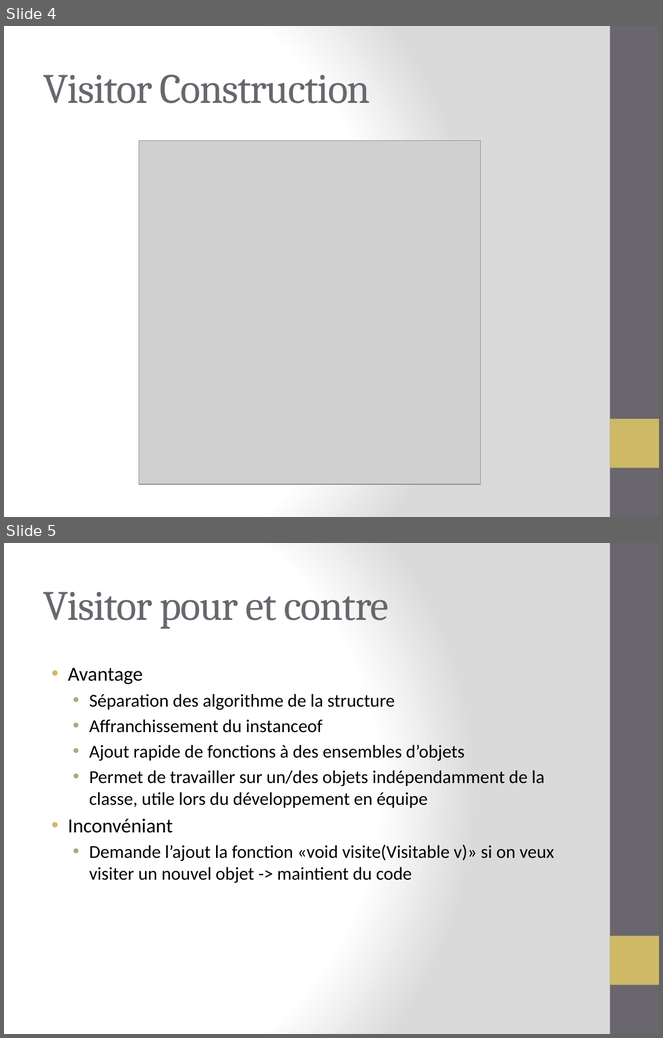
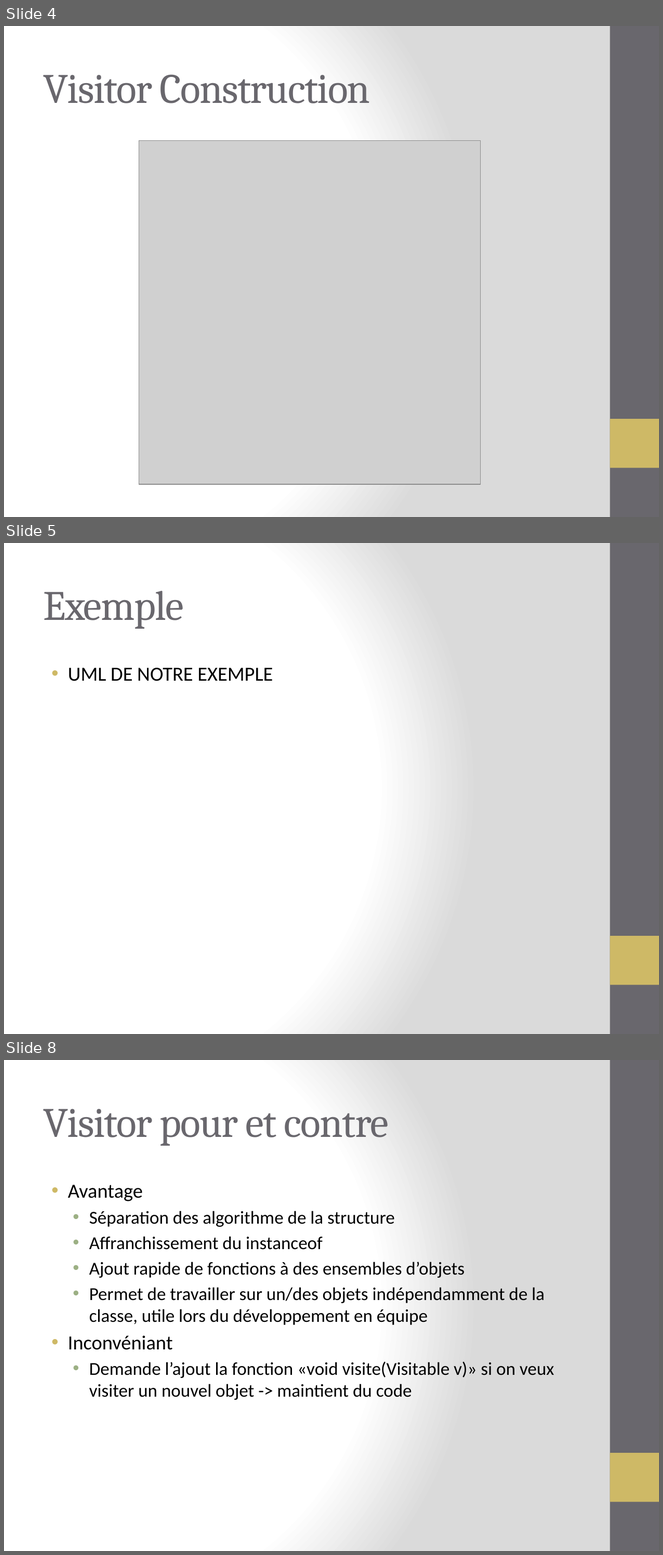
Before and after one commit to BELDAM/Server, a slide deck: Design Pattern-1.pptx. Shown one above the other, each under a label of ours: slides 4 and 5 before the commit, slides 4, 5 and 8 after it; the slides between them are not shown. The pictures are 663x1038 and 663x1555 pixels, drawn with LibreOffice and Linux fonts; fonts in the diff are those of the drawing; grey boxes stand for pictures. Boxes give left, top, right and bottom in pixels: in the first picture for what was removed or moved away, otherwise in the second. Text is boxed around its words. In the diff, an @@ line names an element or a change of style, - is before the commit and + after.

Commit message:
modification du powerPoint et finalisation de l'exemple

```diff
--- a/Design Pattern-1.pptx
+++ b/Design Pattern-1.pptx
@@ slide 5 added at [4,543,659,1034], background gradient #FFFFFF to #DADADA; not listed: 2 template elements that a slide beside it also shows @@
@@ title added at [44,591,184,629], 46 pt, text #69676D @@
+Exemple
@@ text added at [68,668,273,681], 22 pt, text #000000 @@
+• UML DE NOTRE EXEMPLE
@@ what was slide 5 is now slide 8 @@
```
Also in this commit, not shown: 2 other slides added.
